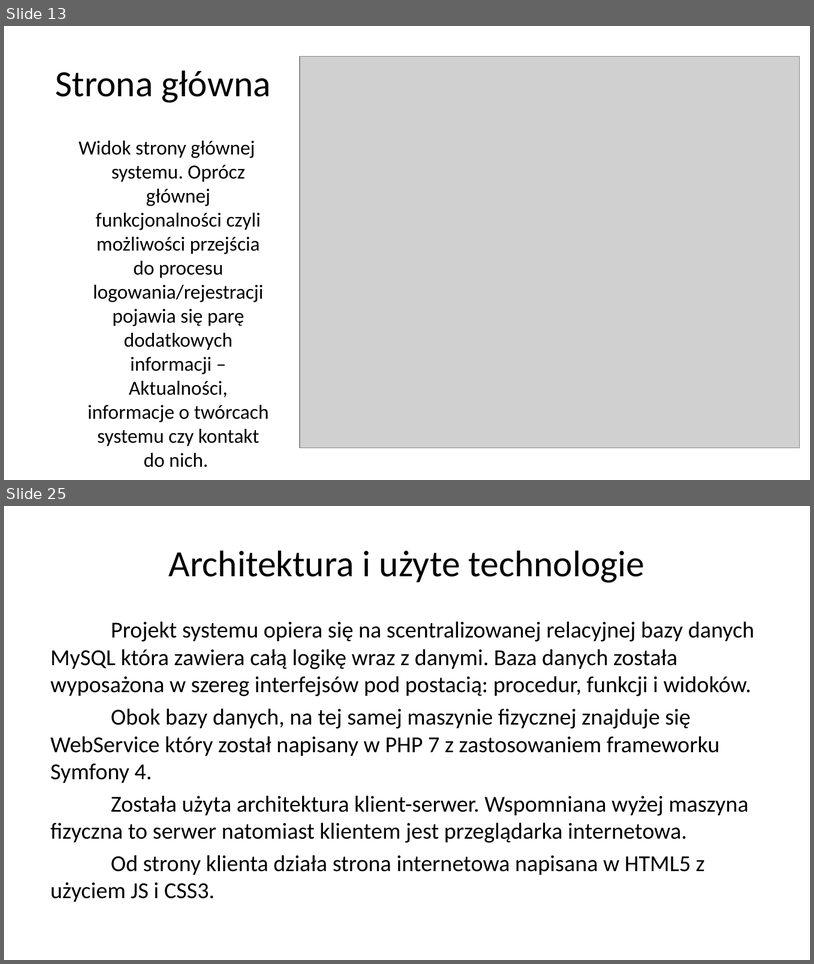
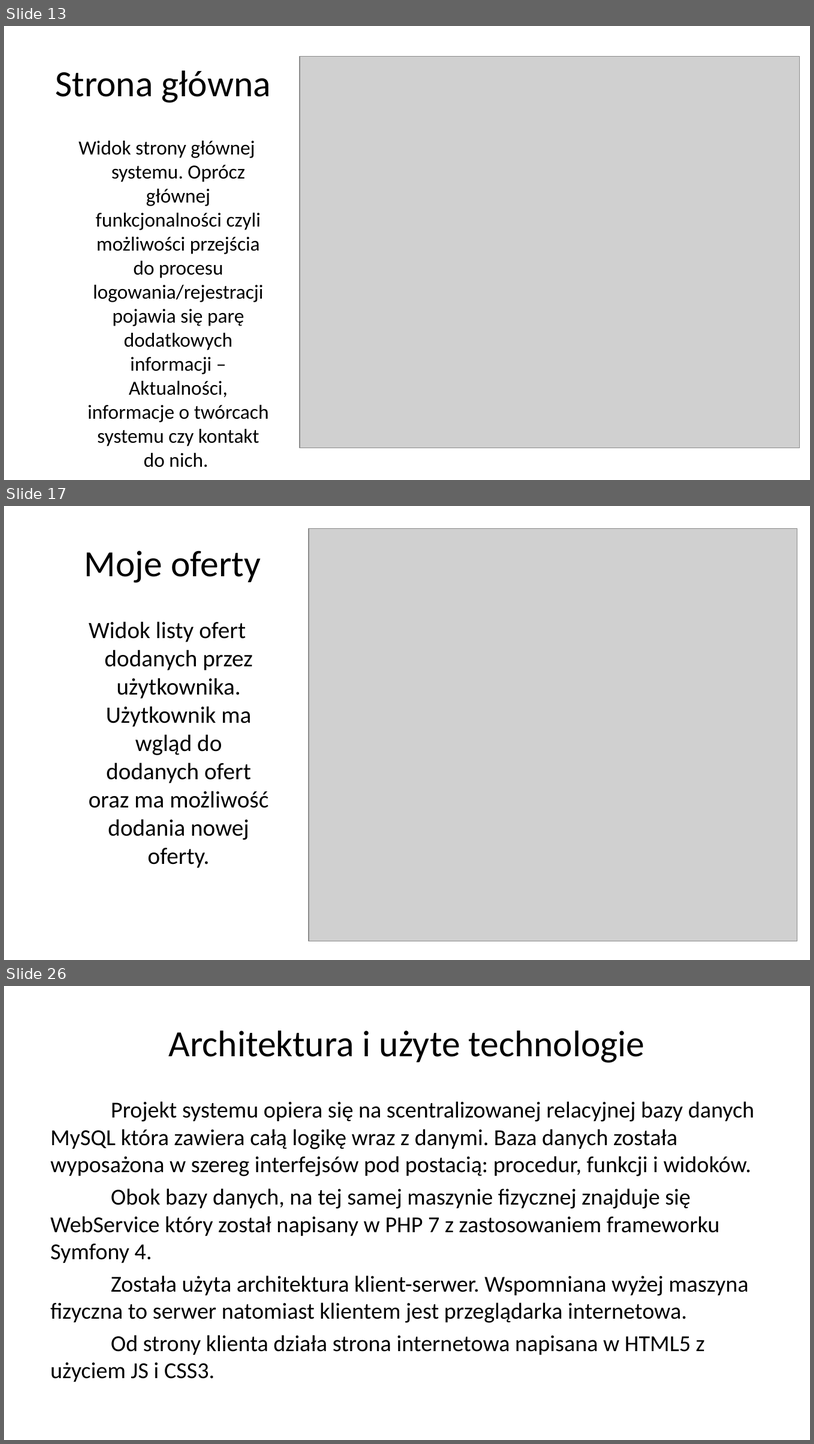
Before and after one commit to bjj-project/accommodation_announcements_documentation, a slide deck: accommodation_announcements_presentation.pptx. Shown one above the other, each under a label of ours: slides 13 and 25 before the commit, slides 13, 17 and 26 after it; the slides between them are not shown. The pictures are 814x964 and 814x1444 pixels, drawn with LibreOffice and Linux fonts; fonts in the diff are those of the drawing; grey boxes stand for pictures; background and template pictures are left out. Boxes give left, top, right and bottom in pixels: in the first picture for what was removed or moved away, otherwise in the second. Text is boxed around its words. In the diff, an @@ line names an element or a change of style, - is before the commit and + after.

Commit message:
Opis widoków, korekta błędów językowych

```diff
--- a/accommodation_announcements_presentation.pptx
+++ b/accommodation_announcements_presentation.pptx
@@ slide 17 added at box(4, 506, 810, 960), background picture (left out) @@
@@ picture added at box(309, 529, 797, 940) @@
@@ title added at box(84, 550, 261, 583), 33 pt, text #000000 @@
+Moje oferty
@@ text added at box(89, 621, 269, 868), 21 pt, text #000000 @@
+Widok listy ofert dodanych przez użytkownika. Użytkownik ma wgląd do dodanych ofert oraz ma możliwość dodania nowej oferty.
@@ what was slide 25 is now slide 26 @@
```
Also in this commit, not shown: 8 slides changed, 6 other slides added, 6 slides removed.
